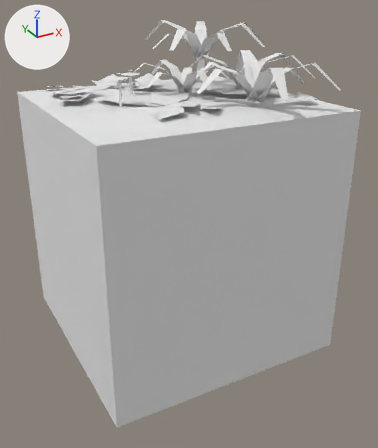
Two versions of the FBX model Assets/Tiles/Jungle/Jungle Tile 3.fbx, one commit apart.
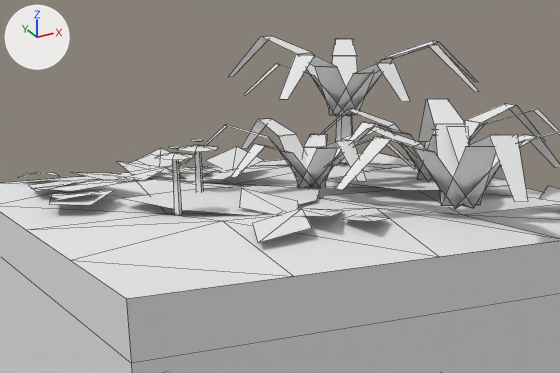
Old and new are each drawn whole from a 50 mm camera at (-1.92, -3.73, 1.82) aimed at (0.06, -0.14, 0.03) and again close up on the part from 9% to 80% of the width and 1% to 41% of the height. The lights are fixed; the arrows at upper left show +X, +Y and +Z. The older version's two pictures come first. The close-ups show mesh edges as thin lines. Where no turn or scale is listed for an object, it has been applied to the vertices. Vertices at exactly the same position are counted once.

In view in the first close-up: 'Jungle Tile 3'.
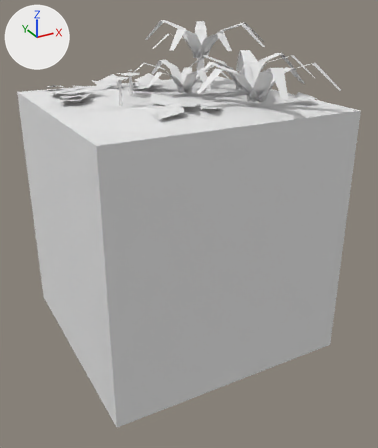
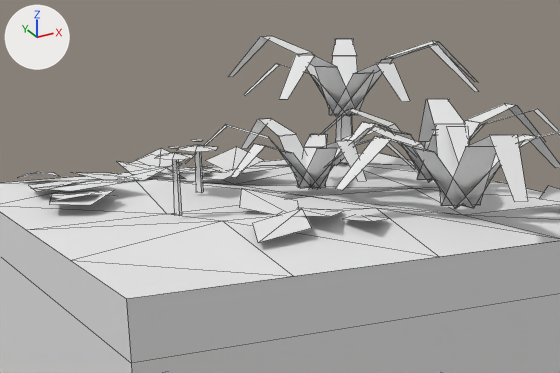
Boxes (x1, y1, x2, y2) around the edits, measured in the close-ups (560 x 373 px):
part 1 of me_jungle_tile_3, deleted: before (327, 166, 508, 190)
part 2 of me_jungle_tile_3, deleted: before (124, 185, 320, 216)

The change, as a list of edits to the scene's bpy script:
```text
Change me_jungle_tile_3:
    used by ob_jungle_tile_3; location = (0.0, 0.0, 0.0)
    remove me_jungle_tile_3.from_pydata(...)  # 501 vertices, 187 faces; spans x -1.0..1.16, y -1.13..1.1, z -1.0..1.6
    add me_jungle_tile_3.from_pydata(...)  # 487 vertices, 185 faces; spans x -1.0..1.16, y -1.13..1.1, z -1.0..1.6
    me_jungle_tile_3 part 1: the loose piece of 7 vertices spanning x 0.21..0.84, y -0.35..0.24, z 1.11 is deleted
    me_jungle_tile_3 part 2: the loose piece of 7 vertices spanning x -0.62..0.09, y -0.42..0.15, z 1.11 is deleted
```
